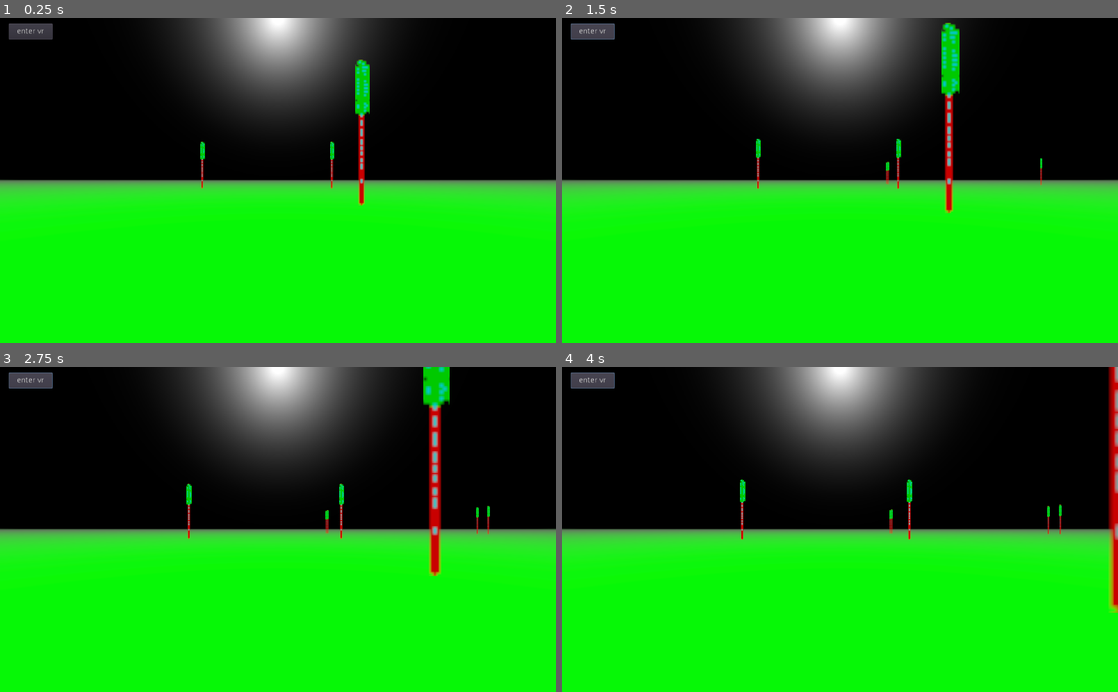
Above: before the commit, frames 1-4 (two rows, left to right).
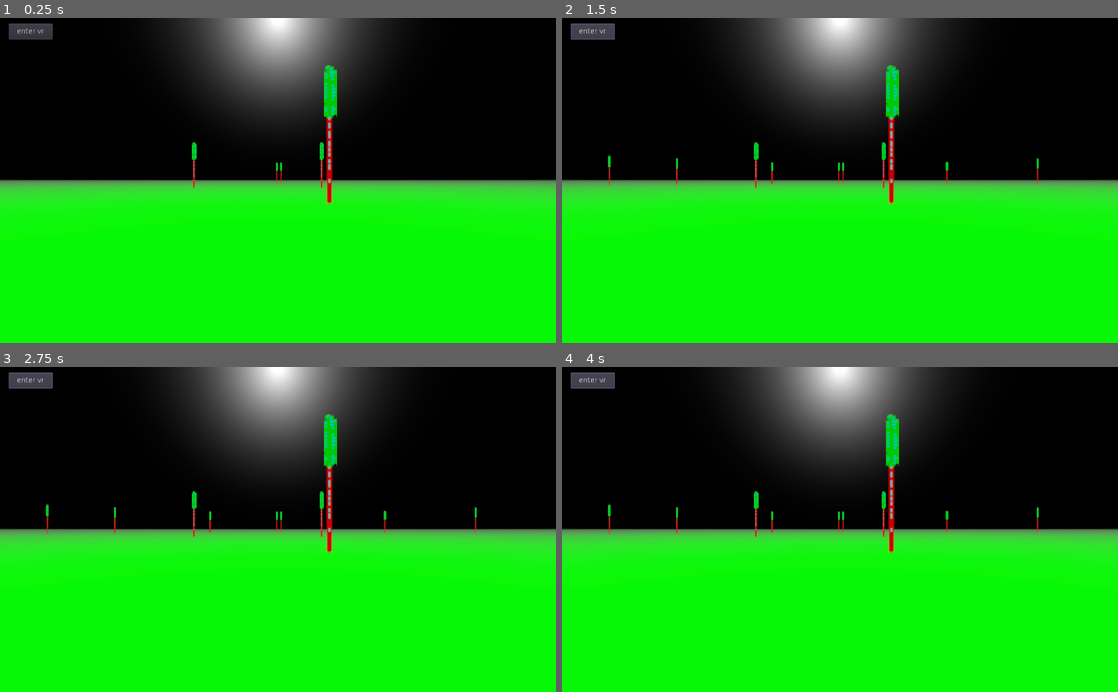
Above: after the commit, the same moments.

Repository: SteveSmith16384/DeathchaseVR
Game: Godot game, scene res://Main.tscn
Two runs of this game, one before a commit and one after it. Both use one fixed random seed, a clock stepped at 60 frames per second and the inputs below.
Inputs:
- Up to frame 1 (0.25 s): no input
- Up to frame 2 (1.5 s): click "enter vr" at 0.5 s; click "enter vr" at 1.25 s
- Up to frame 3 (2.75 s): click "enter vr" at 2 s
- Up to frame 4 (4 s): no input

The runs differ from the first frame. In frame 1, 1.8% of the frame differs, in the area x 34-67%, y 12-58%; in frame 2, 2.5%; in frame 3, 3.1%, in the area x 8-89%, y 0-65%; in frame 4, 2.7%.

Commit message:
Improved adding trees

Diff:
--- a/src/Globals.gd
+++ b/src/Globals.gd
@@ -1,5 +1,10 @@
 #class_name Globals
 extends Node
+
+const VERSION = "0.1"
+const RELEASE_MODE = false
+
+const AUTO_TURN = false and !RELEASE_MODE
 
 
 var rnd : RandomNumberGenerator
--- a/src/Level.gd
+++ b/src/Level.gd
@@ -16,18 +16,23 @@
 
 func _on_Timer_timeout():
 	var num_trees = self.get_child_count()
-	#if num_trees < 10:
-	create_tree()
-	#	pass
+	if num_trees < 20:
+		create_tree()
+		pass
 	pass
 
 
 func create_tree() -> void:
+	var tree = tree_class.instance();
+	self.add_child(tree)
+	place_tree(tree)
+	pass
+
+
+func place_tree(tree):
 	var pos : Vector3  = player.get_random_position()
 
-	var tree = tree_class.instance();
 	tree.translation.x = pos.x
 	tree.translation.z = pos.z
 
-	self.add_child(tree)
 	pass
--- a/src/Level.tscn
+++ b/src/Level.tscn
@@ -25,7 +25,7 @@
 transform = Transform( 1, 0, 0, 0, 1, 0, 0, 0, 1, 1.94371, 0, -5.5961 )
 
 [node name="Timer" type="Timer" parent="."]
-wait_time = 0.5
+wait_time = 0.1
 autostart = true
 
 [connection signal="timeout" from="Timer" to="." method="_on_Timer_timeout"]
--- a/src/Main.gd
+++ b/src/Main.gd
@@ -8,6 +8,7 @@
 
 
 func _process(delta):
+	# Position player
 	$Player.translation.y = self.player_start_y
 
 	var controller_basis : Basis = $Player/VRMain.get_controller_orientation()
@@ -47,5 +48,7 @@
 
 
 func _on_Player_entity_left_area(body):
-	body.queue_free()
+	if "IS_TREE" in body:
+		$Level.place_tree(body)
+#	body.queue_free()
 	pass
--- a/src/Player.gd
+++ b/src/Player.gd
@@ -20,7 +20,10 @@
 		if speed < 0:
 			speed = 0
 
-	speed = 1
+	if Globals.AUTO_TURN:
+		speed = 3
+		self.rotate_y(0.1 * delta)
+
 	self.move_and_slide(direction * speed, Vector3.UP)
 	pass
 
--- a/src/Player.tscn
+++ b/src/Player.tscn
@@ -6,7 +6,7 @@
 radius = 0.5
 
 [sub_resource type="SphereShape" id=2]
-radius = 40.0
+radius = 30.0
 
 [node name="Player" type="KinematicBody"]
 script = ExtResource( 1 )
@@ -18,15 +18,16 @@
 [node name="RemovalArea" type="Area" parent="."]
 
 [node name="CollisionShape" type="CollisionShape" parent="RemovalArea"]
+transform = Transform( 1, 0, 0, 0, 1, 0, 0, 0, 1, 0, 0, -17.953 )
 shape = SubResource( 2 )
 
 [node name="SpawnPoints" type="Spatial" parent="."]
 
 [node name="Position3D_1" type="Position3D" parent="SpawnPoints"]
-transform = Transform( 1, 0, 0, 0, 1, 0, 0, 0, 1, 35.5214, 0, 0 )
+transform = Transform( 1, 0, 0, 0, 1, 0, 0, 0, 1, 35.5214, 0, -12.0072 )
 
 [node name="Position3D_2" type="Position3D" parent="SpawnPoints"]
-transform = Transform( 1, 0, 0, 0, 1, 0, 0, 0, 1, -35.5214, 0, 0 )
+transform = Transform( 1, 0, 0, 0, 1, 0, 0, 0, 1, -35.5214, 0, -10.2562 )
 
 [node name="Position3D_3" type="Position3D" parent="SpawnPoints"]
 transform = Transform( 1, 0, 0, 0, 1, 0, 0, 0, 1, 0.50032, 0, -35.7716 )
@@ -34,8 +35,17 @@
 [node name="Position3D_9" type="Position3D" parent="SpawnPoints"]
 transform = Transform( 1, 0, 0, 0, 1, 0, 0, 0, 1, 7.20088, 0, -35.7716 )
 
+[node name="Position3D_13" type="Position3D" parent="SpawnPoints"]
+transform = Transform( 1, 0, 0, 0, 1, 0, 0, 0, 1, 16.0572, 0, -34.8521 )
+
 [node name="Position3D_10" type="Position3D" parent="SpawnPoints"]
 transform = Transform( 1, 0, 0, 0, 1, 0, 0, 0, 1, -10.4642, 0, -35.7716 )
+
+[node name="Position3D_14" type="Position3D" parent="SpawnPoints"]
+transform = Transform( 1, 0, 0, 0, 1, 0, 0, 0, 1, -15.8361, 0, -33.0129 )
+
+[node name="Position3D_15" type="Position3D" parent="SpawnPoints"]
+transform = Transform( 1, 0, 0, 0, 1, 0, 0, 0, 1, -4.07609, 0, -38.046 )
 
 [node name="Position3D_11" type="Position3D" parent="SpawnPoints"]
 transform = Transform( 1, 0, 0, 0, 1, 0, 0, 0, 1, -20.5151, 0, -29.2233 )
@@ -44,18 +54,18 @@
 transform = Transform( 1, 0, 0, 0, 1, 0, 0, 0, 1, 24.866, 0, -29.2233 )
 
 [node name="Position3D_8" type="Position3D" parent="SpawnPoints"]
-transform = Transform( 1, 0, 0, 0, 1, 0, 0, 0, 1, 0.50032, 0, 35.7135 )
+transform = Transform( 1, 0, 0, 0, 1, 0, 0, 0, 1, 3.1876, 0, -36.4668 )
 
 [node name="Position3D_4" type="Position3D" parent="SpawnPoints"]
 transform = Transform( 1, 0, 0, 0, 1, 0, 0, 0, 1, 28.7674, 0, -22.5136 )
 
 [node name="Position3D_5" type="Position3D" parent="SpawnPoints"]
-transform = Transform( 1, 0, 0, 0, 1, 0, 0, 0, 1, 28.7674, 0, 22.0133 )
+transform = Transform( 1, 0, 0, 0, 1, 0, 0, 0, 1, 28.7674, 0, -23.2404 )
 
 [node name="Position3D_6" type="Position3D" parent="SpawnPoints"]
-transform = Transform( 1, 0, 0, 0, 1, 0, 0, 0, 1, -28.7673, 0, 22.0133 )
+transform = Transform( 1, 0, 0, 0, 1, 0, 0, 0, 1, -28.7673, 0, -23.2404 )
 
 [node name="Position3D_7" type="Position3D" parent="SpawnPoints"]
-transform = Transform( 1, 0, 0, 0, 1, 0, 0, 0, 1, -28.7673, 0, -22.9202 )
+transform = Transform( 1, 0, 0, 0, 1, 0, 0, 0, 1, -25.8732, 0, -26.0775 )
 
 [connection signal="body_shape_exited" from="RemovalArea" to="." method="_on_RemovalArea_body_shape_exited"]
--- /dev/null
+++ b/src/Tree.gd
@@ -0,0 +1,4 @@
+#class_name Tree
+extends StaticBody
+
+const IS_TREE = true
--- a/src/Tree.tscn
+++ b/src/Tree.tscn
@@ -1,11 +1,13 @@
-[gd_scene load_steps=3 format=2]
+[gd_scene load_steps=4 format=2]
 
 [ext_resource path="res://assets/tree.png" type="Texture" id=1]
+[ext_resource path="res://Tree.gd" type="Script" id=2]
 
 [sub_resource type="BoxShape" id=1]
 extents = Vector3( 0.184332, 1.68459, 0.261138 )
 
 [node name="Tree" type="StaticBody"]
+script = ExtResource( 2 )
 
 [node name="CollisionShape" type="CollisionShape" parent="."]
 shape = SubResource( 1 )
